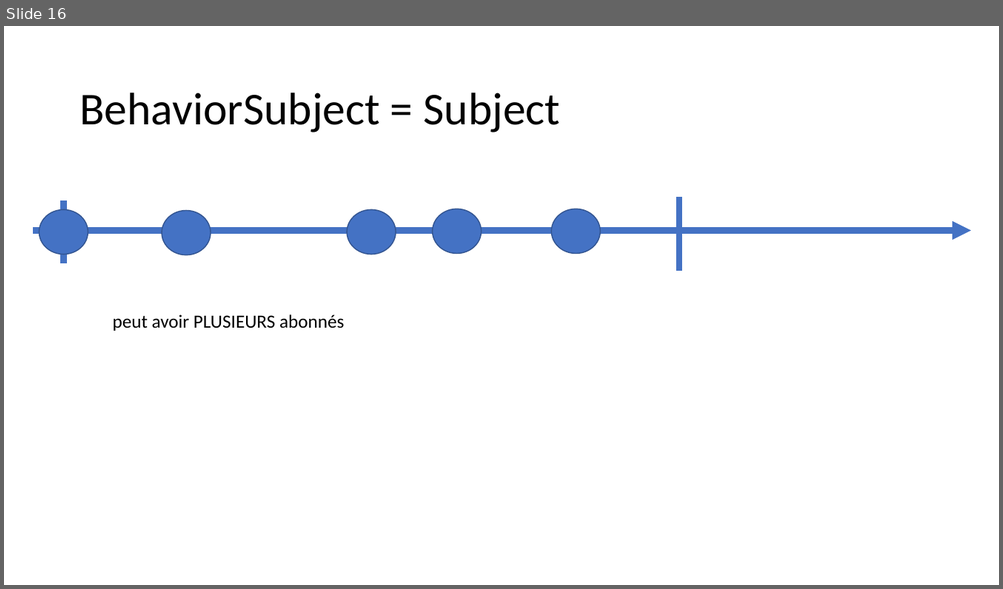
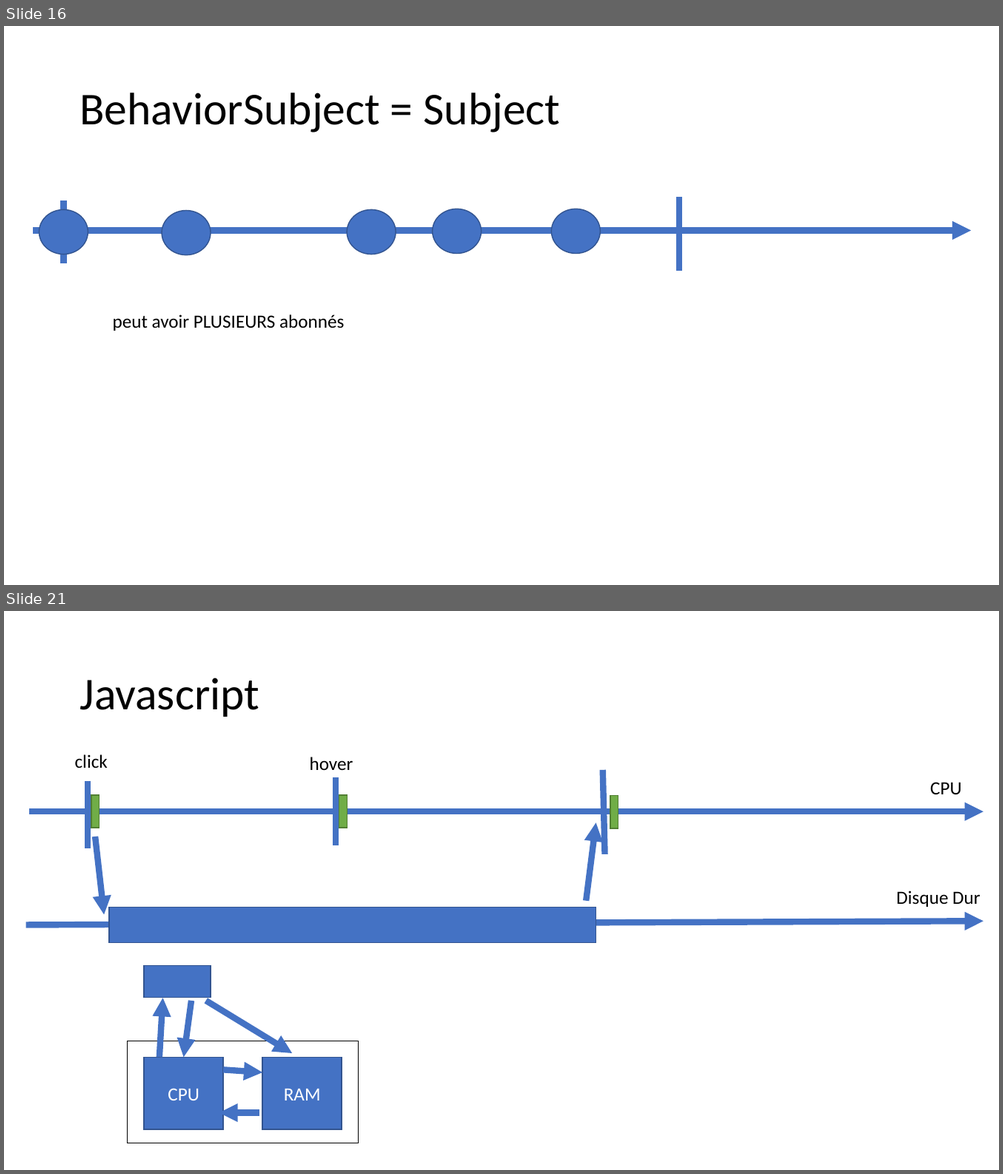
Before and after one commit to jlg-formation/tjs-nov-2021, a slide deck: notes.pptx. Shown one above the other, each under a label of ours: slide 16 before the commit, slides 16 and 21 after it; the slides between them are not shown. The pictures are 1003x589 and 1003x1174 pixels, drawn with LibreOffice and Linux fonts; fonts in the diff are those of the drawing. Boxes give left, top, right and bottom in pixels: in the first picture for what was removed or moved away, otherwise in the second. Text is boxed around its words. In the diff, an @@ line names an element or a change of style, - is before the commit and + after.

```diff
--- a/notes.pptx
+++ b/notes.pptx
@@ slide 21 added at (x1=4, y1=611, x2=999, y2=1170), background #FFFFFF @@
@@ title added at (x1=79, y1=678, x2=259, y2=717), 44 pt, text #000000 @@
+Javascript
@@ text added at (x1=75, y1=755, x2=108, y2=768), 18 pt, text #000000 @@
+click
@@ text added at (x1=310, y1=757, x2=353, y2=770), 18 pt, text #000000 @@
+hover
@@ line added from (88, 781) to (88, 849), #4472C4 6 pt @@
@@ line added from (336, 778) to (336, 846), #4472C4 6 pt @@
@@ line added from (603, 770) to (605, 854), #4472C4 6 pt @@
@@ text added at (x1=930, y1=782, x2=962, y2=795), 18 pt, text #000000 @@
+CPU
@@ rectangle added at (x1=91, y1=795, x2=99, y2=828), fill #70AD47, outline #538035 1 pt @@
@@ rectangle added at (x1=339, y1=795, x2=347, y2=828), fill #70AD47, outline #538035 1 pt @@
@@ rectangle added at (x1=611, y1=796, x2=618, y2=829), fill #70AD47, outline #538035 1 pt @@
@@ arrow added from (29, 812) to (983, 812), #4472C4 6 pt @@
@@ arrow added from (586, 901) to (596, 823), #4472C4 6 pt @@
@@ arrow added from (95, 837) to (104, 914), #4472C4 6 pt @@
@@ text added at (x1=896, y1=891, x2=979, y2=907), 18 pt, text #000000 @@
+Disque Dur
@@ arrow added from (25, 925) to (983, 921), #4472C4 6 pt @@
@@ rectangle added at (x1=109, y1=907, x2=596, y2=943), fill #4472C4, outline #325491 1 pt @@
@@ rectangle added at (x1=145, y1=966, x2=210, y2=998), fill #4472C4, outline #325491 1 pt @@
@@ arrow added from (159, 1057) to (163, 998), #4472C4 6 pt @@
@@ arrow added from (191, 1001) to (184, 1057), #4472C4 6 pt @@
@@ arrow added from (206, 1001) to (292, 1054), #4472C4 6 pt @@
@@ rectangle added at (x1=127, y1=1042, x2=358, y2=1144), fill #FFFFFF, outline #000000 1 pt @@
@@ rectangle added at (x1=145, y1=1057, x2=223, y2=1130), fill #4472C4, outline #325491 1 pt, 18 pt, text #FFFFFF @@
+CPU
@@ arrow added from (223, 1070) to (262, 1073), #4472C4 6 pt @@
@@ rectangle added at (x1=262, y1=1057, x2=341, y2=1130), fill #4472C4, outline #325491 1 pt, 18 pt, text #FFFFFF @@
+RAM
@@ arrow added from (259, 1113) to (219, 1113), #4472C4 6 pt @@
```
Also in this commit, not shown: 3 slides changed, 5 other slides added.
